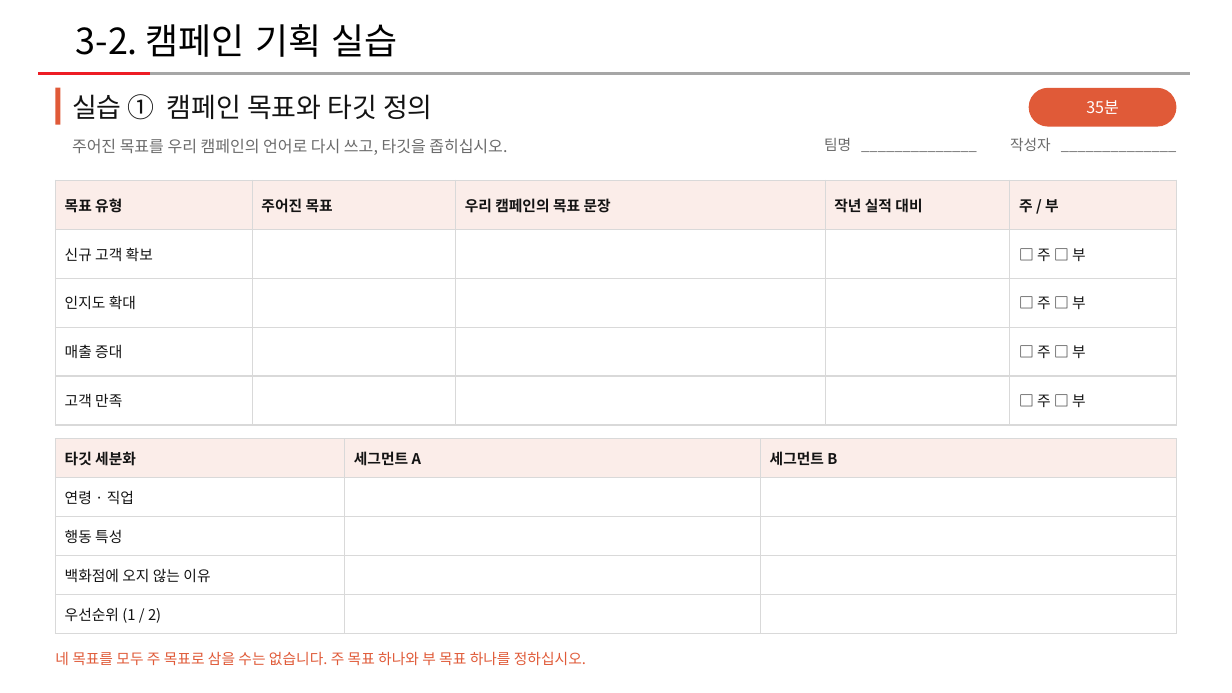
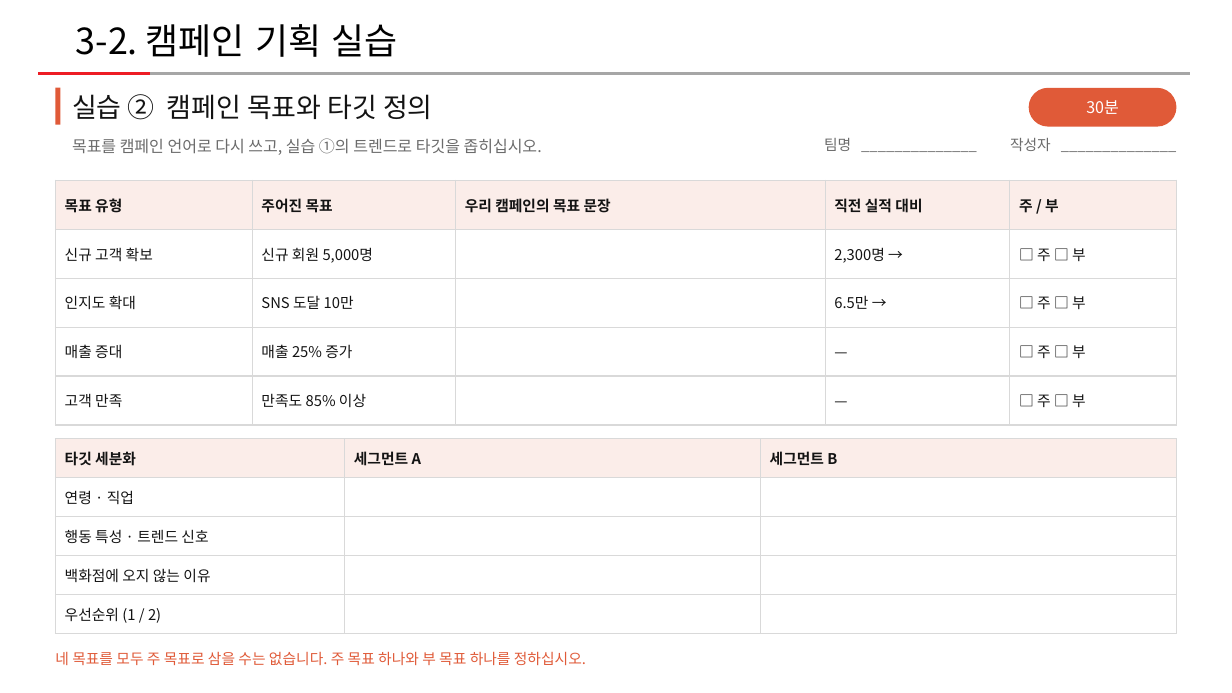
Before and after one commit to edupang79-crypto/alkom-marketing-game, a slide deck: slide 2 of templates/worksheet-3-2.pptx (slide 1 before the commit). Drawn at 1232x693 pixels with LibreOffice and Linux fonts; fonts in the diff are those of the drawing. Boxes give left, top, right and bottom in pixels: in the first picture for what was removed or moved away, otherwise in the second. Text is boxed around its words. In the diff, an @@ line names an element or a change of style, - is before the commit and + after.

```diff
--- a/templates/worksheet-3-2.pptx
+++ b/templates/worksheet-3-2.pptx
@@ text at (72, 94, 433, 120): text changed @@
-실습 ① 캠페인 목표와 타깃 정의
+실습 ② 캠페인 목표와 타깃 정의
@@ text at (1086, 100, 1119, 114): text changed @@
-35분
+30분
@@ text at (72, 138, 542, 155): text changed @@
-주어진 목표를 우리 캠페인의 언어로 다시 쓰고, 타깃을 좁히십시오.
+목표를 캠페인 언어로 다시 쓰고, 실습 ①의 트렌드로 타깃을 좁히십시오.
@@ table at (55, 180, 1177, 425) @@
-row 1, column 4: 작년 실적 대비
+row 1, column 4: 직전 실적 대비
-row 2, column 2: 
+row 2, column 2: 신규 회원 5,000명
-row 2, column 4: 
+row 2, column 4: 2,300명 →
-row 3, column 2: 
+row 3, column 2: SNS 도달 10만
-row 3, column 4: 
+row 3, column 4: 6.5만 →
-row 4, column 2: 
+row 4, column 2: 매출 25% 증가
-row 4, column 4: 
+row 4, column 4: —
-row 5, column 2: 
+row 5, column 2: 만족도 85% 이상
-row 5, column 4: 
+row 5, column 4: —
@@ table at (55, 439, 1177, 634) @@
-row 3, column 1: 행동 특성
+row 3, column 1: 행동 특성 · 트렌드 신호
```
Also in this commit, not shown: 10 other slides changed, 1 slide added, 9 other files.
